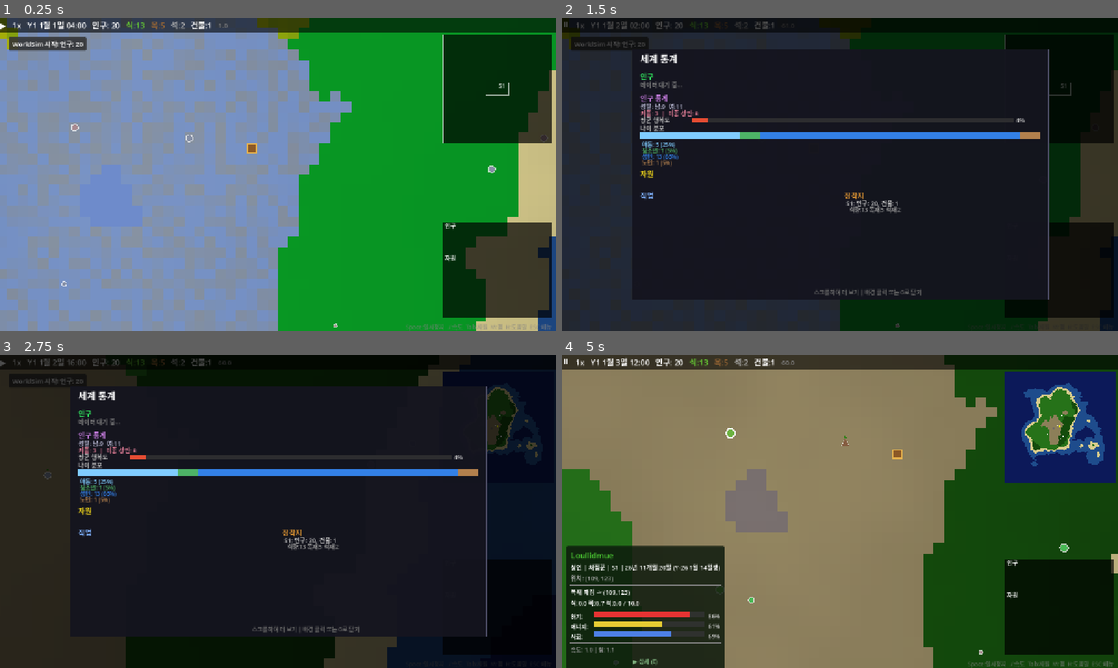
Above: before the commit, frames 1-4 (two rows, left to right).
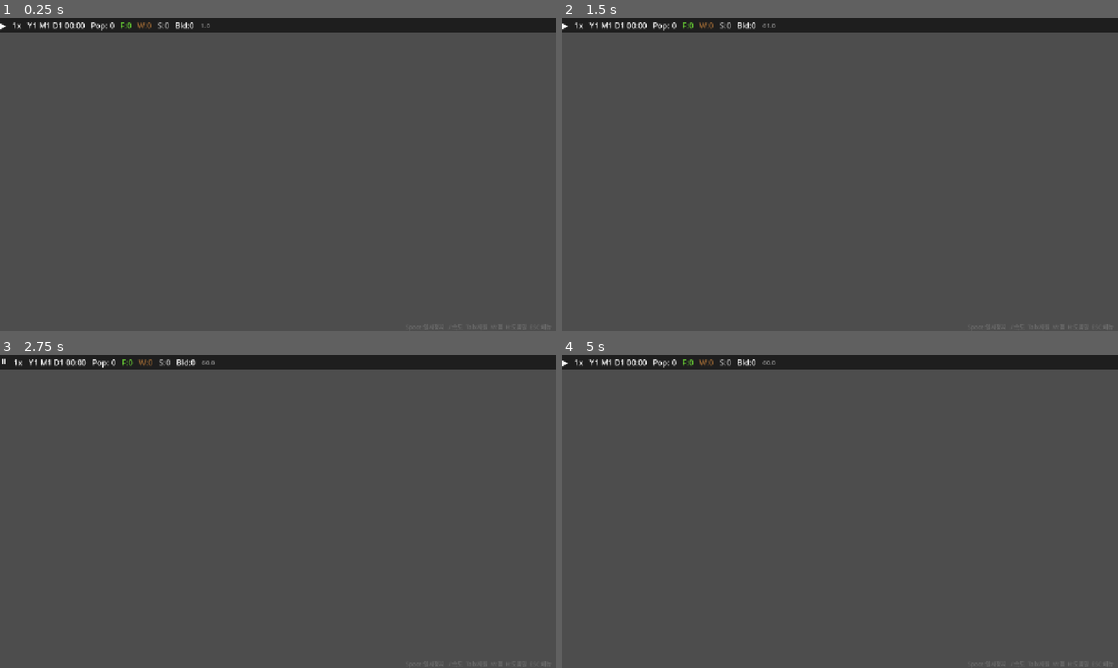
Above: after the commit, the same moments.

Repository: hyunlord/new-world
Game: Godot game, scene res://scenes/main/main.tscn
Same seed, same stepped clock (60 frames per second), same inputs: the game is played once before the commit and once after it.
Inputs (mouse positions are in pixels of both pictures, inside the frame that each line leads up to):
- Up to frame 1 (0.25 s): no input
- Up to frame 2 (1.5 s): tap Enter at 0.5 s; drag from (1056, 89) to (895, 105) at 0.52 s; drag from (1056, 271) to (812, 237) at 1.27 s
- Up to frame 3 (2.75 s): tap Space at 2 s; move the mouse to (278, 511) at 2.02 s; hold D from 2.03 s (still down); tap Tab at 2.1 s; click (278, 511) at 2.17 s
- Up to frame 4 (5 s): release D at 2.75 s; drag from (812, 574) to (673, 464) at 2.77 s; tap Enter at 3.5 s; move the mouse to (1006, 558) at 3.52 s; hold A 3.53-4.25 s; tap G at 3.6 s; tap Space at 3.77 s; drag from (673, 464) to (756, 433) at 4.27 s

The runs differ from the first frame. In frame 1, 99% of the frame differs, in the area x 0-100%, y 0-100%; in frame 2, 98%; in frame 3, 98%; in frame 4, 99%.
Error after the commit: Invalid assignment of property or key '_chronicle_system' with value of type 'Node (chronicle_system.gd)' on a base object of type 'RefCounted (emotion_system.…

Commit message:
fix: phase 2 stress system audit — mental break i18n, child death stress, chronicle logging
- entity_detail_panel.gd: mental break type uses Locale.ltr("MENTAL_BREAK_TYPE_*") instead of raw .to_upper()
- ko/en ui.json: 10 MENTAL_BREAK_TYPE_* keys + 2 CHRONICLE_MENTAL_BREAK keys
- mortality_system.gd: child death stress injection for parents via inject_event("child_death")
- emotion_system.gd: _chronicle_system ref + log_event() calls on mental break start/end
- main.gd: emotion_system._chronicle_system = ChronicleSystem wiring

Co-Authored-By: Claude Sonnet 4.5 <noreply@anthropic.com>

Diff:
--- a/localization/en/ui.json
+++ b/localization/en/ui.json
@@ -580,6 +580,8 @@
   "MENTAL_BREAK_REMAINING": "Time Remaining",
   "MENTAL_BREAK_START": "{name} is having a mental break ({break_type}).",
   "MENTAL_BREAK_END": "{name}'s mental break ({break_type}) has ended.",
+  "CHRONICLE_MENTAL_BREAK_START": "{name} fell into {break_type}.",
+  "CHRONICLE_MENTAL_BREAK_END": "{name} recovered from {break_type}.",
   "SHAKEN_STATUS": "Shaken ({ticks} ticks remaining)",
   "MENTAL_BREAK_TYPE_PANIC": "Panic",
   "MENTAL_BREAK_TYPE_RAGE": "Rage",
--- a/localization/ko/ui.json
+++ b/localization/ko/ui.json
@@ -580,6 +580,8 @@
   "MENTAL_BREAK_REMAINING": "남은 시간",
   "MENTAL_BREAK_START": "{name}에게 멘탈 브레이크({break_type})가 발동됐습니다.",
   "MENTAL_BREAK_END": "{name}의 멘탈 브레이크({break_type})가 종료됐습니다.",
+  "CHRONICLE_MENTAL_BREAK_START": "{name}(이)가 {break_type}에 빠졌습니다.",
+  "CHRONICLE_MENTAL_BREAK_END": "{name}(이)가 {break_type}에서 회복되었습니다.",
   "SHAKEN_STATUS": "동요 상태 ({ticks}틱 남음)",
   "MENTAL_BREAK_TYPE_PANIC": "공황",
   "MENTAL_BREAK_TYPE_RAGE": "분노 폭발",
--- a/scenes/main/main.gd
+++ b/scenes/main/main.gd
@@ -170,6 +170,7 @@
 	family_system = FamilySystem.new()
 	family_system.init(entity_manager, relationship_manager, building_manager, settlement_manager, sim_engine.rng, mortality_system)
 	family_system._stress_system = stress_system
+	emotion_system._chronicle_system = ChronicleSystem
 
 	stats_recorder = StatsRecorder.new()
 	stats_recorder.init(entity_manager, building_manager, settlement_manager)
--- a/scripts/systems/emotion_system.gd
+++ b/scripts/systems/emotion_system.gd
@@ -10,6 +10,7 @@
 const EmotionDataScript = preload("res://scripts/core/emotion_data.gd")
 
 var _entity_manager: RefCounted
+var _chronicle_system: RefCounted = null
 var _event_presets: Dictionary = {}
 var _pending_events: Dictionary = {}  # entity_id -> Array of event dicts
 var _fast_half_life: Dictionary = {}
@@ -191,7 +192,7 @@
 			entity.emotions[key] = legacy[key]
 
 		# Step 11: Mental break check
-		_check_mental_break(entity, dt_hours)
+		_check_mental_break(entity, dt_hours, tick)
 
 	# Step 10: Emotional contagion (settlement-scoped)
 	var settlement_groups: Dictionary = {}
@@ -402,7 +403,7 @@
 # ═══════════════════════════════════════════════════
 
 ## Check if entity should enter a mental break state
-func _check_mental_break(entity: RefCounted, dt_hours: float) -> void:
+func _check_mental_break(entity: RefCounted, dt_hours: float, tick: int) -> void:
 	var ed: RefCounted = entity.emotion_data
 	if ed == null:
 		return
@@ -428,6 +429,13 @@
 				"entity_name": entity.entity_name,
 				"break_type": old_type,
 			})
+			if _chronicle_system != null:
+				var end_type_name: String = Locale.ltr("MENTAL_BREAK_TYPE_" + old_type.to_upper())
+				var end_desc: String = Locale.ltr("CHRONICLE_MENTAL_BREAK_END").format({
+					"name": entity.entity_name,
+					"break_type": end_type_name,
+				})
+				_chronicle_system.log_event("mental_break", entity.id, end_desc, 3, [], tick)
 		return
 
 	# C(Conscientiousness) ↑ → higher threshold (more self-control)
@@ -458,6 +466,13 @@
 				"stress": ed.stress,
 				"threshold": threshold,
 			})
+			if _chronicle_system != null:
+				var start_type_name: String = Locale.ltr("MENTAL_BREAK_TYPE_" + break_type.to_upper())
+				var start_desc: String = Locale.ltr("CHRONICLE_MENTAL_BREAK_START").format({
+					"name": entity.entity_name,
+					"break_type": start_type_name,
+				})
+				_chronicle_system.log_event("mental_break", entity.id, start_desc, 4, [], tick)
 
 
 ## Determine break type based on dominant negative emotion
--- a/scripts/systems/mortality_system.gd
+++ b/scripts/systems/mortality_system.gd
@@ -413,3 +413,16 @@
 			0.008,
 			true
 		)
+
+	# Parent loses child -- inject child_death stress to each living parent
+	for par_id in deceased.parent_ids:
+		var par = _entity_manager.get_entity(par_id)
+		if par == null:
+			continue
+		if not par.is_alive:
+			continue
+		if par.emotion_data == null:
+			continue
+		_stress_system.inject_event(par, "child_death", {
+			"child_age_stage": deceased.age_stage,
+		})
--- a/scripts/ui/entity_detail_panel.gd
+++ b/scripts/ui/entity_detail_panel.gd
@@ -691,7 +691,9 @@
 
 			# Mental break indicator
 			if ed.mental_break_type != "":
-				var break_text: String = "%s: %s (%.1fh)" % [Locale.ltr("UI_MENTAL_BREAK"), ed.mental_break_type.to_upper(), ed.mental_break_remaining]
+				var break_type_key: String = "MENTAL_BREAK_TYPE_" + ed.mental_break_type.to_upper()
+				var break_type_name: String = Locale.ltr(break_type_key)
+				var break_text: String = "%s: %s (%.1fh)" % [Locale.ltr("UI_MENTAL_BREAK"), break_type_name, ed.mental_break_remaining]
 				draw_string(font, Vector2(cx + 10, cy + 12), break_text, HORIZONTAL_ALIGNMENT_LEFT, -1, GameConfig.get_font_size("popup_body"), Color(1.0, 0.2, 0.2))
 				cy += 16.0
 		else:
Not shown, changed: PROGRESS.md
